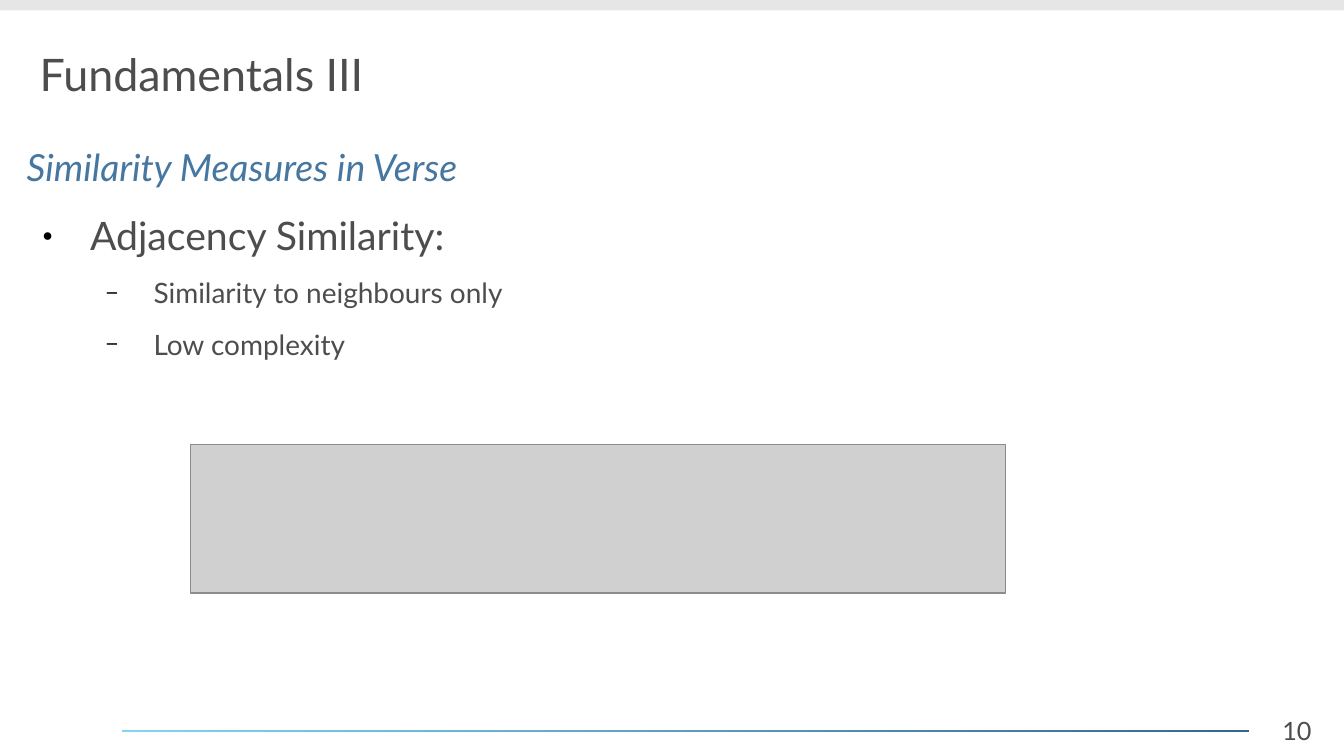
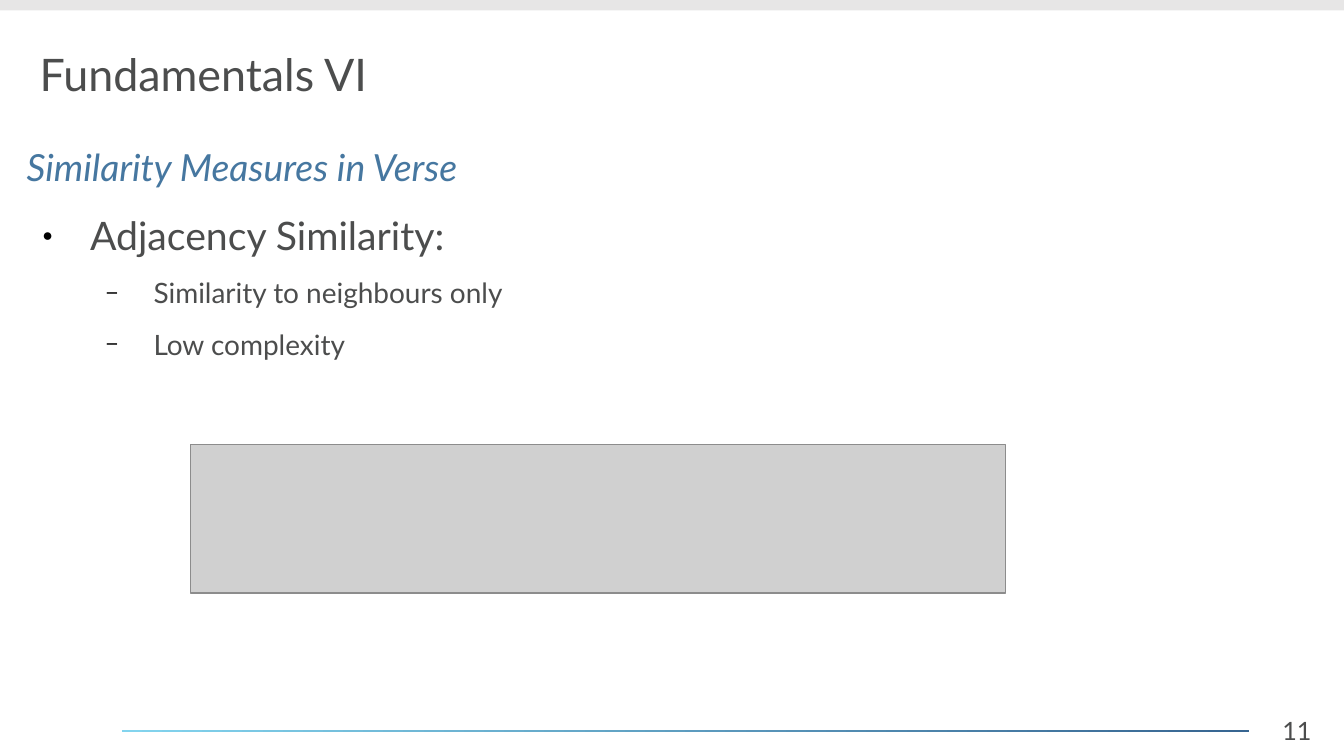
Before and after one commit to daelmo/DB2GraphGenerator, a slide deck: slide 11 of presentation/Analyse_eines_Forschungsthemas.odp (slide 10 before the commit). Drawn at 1344x756 pixels with LibreOffice and Linux fonts; fonts in the diff are those of the drawing; grey boxes stand for pictures; background and template pictures are left out. Boxes give left, top, right and bottom in pixels: in the first picture for what was removed or moved away, otherwise in the second. Text is boxed around its words. In the diff, an @@ line names an element or a change of style, - is before the commit and + after.

```diff
--- a/presentation/Analyse_eines_Forschungsthemas.odp
+++ b/presentation/Analyse_eines_Forschungsthemas.odp
@@ title at bbox=[40, 58, 367, 92]: text changed @@
-Fundamentals III
+Fundamentals VI
@@ page number at bbox=[1282, 722, 1311, 740]: text changed @@
-10
+11
```
Also in this commit, not shown: 27 other slides changed, 3 slides added, 1 slide removed, 1 other file.
